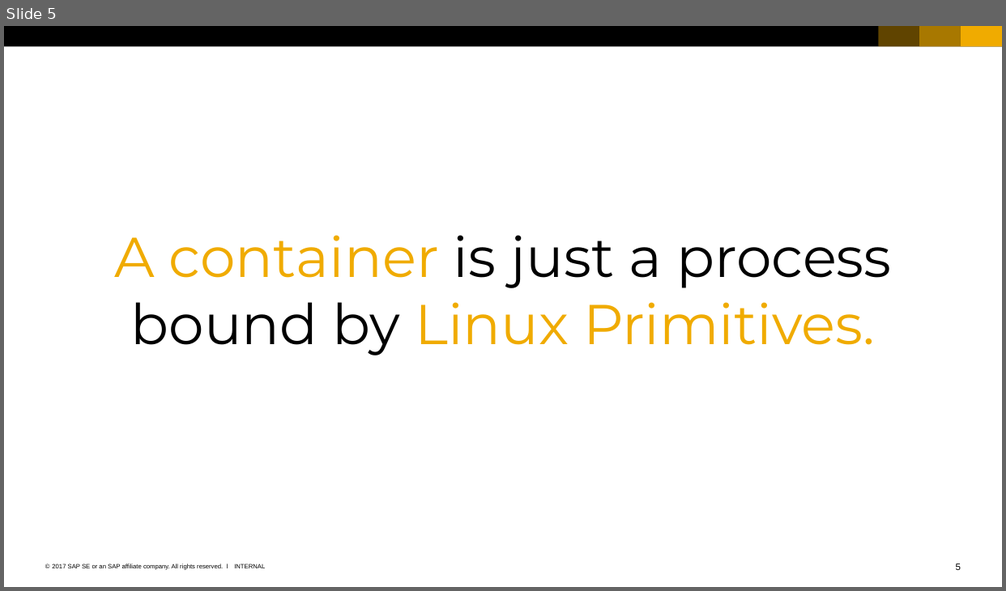
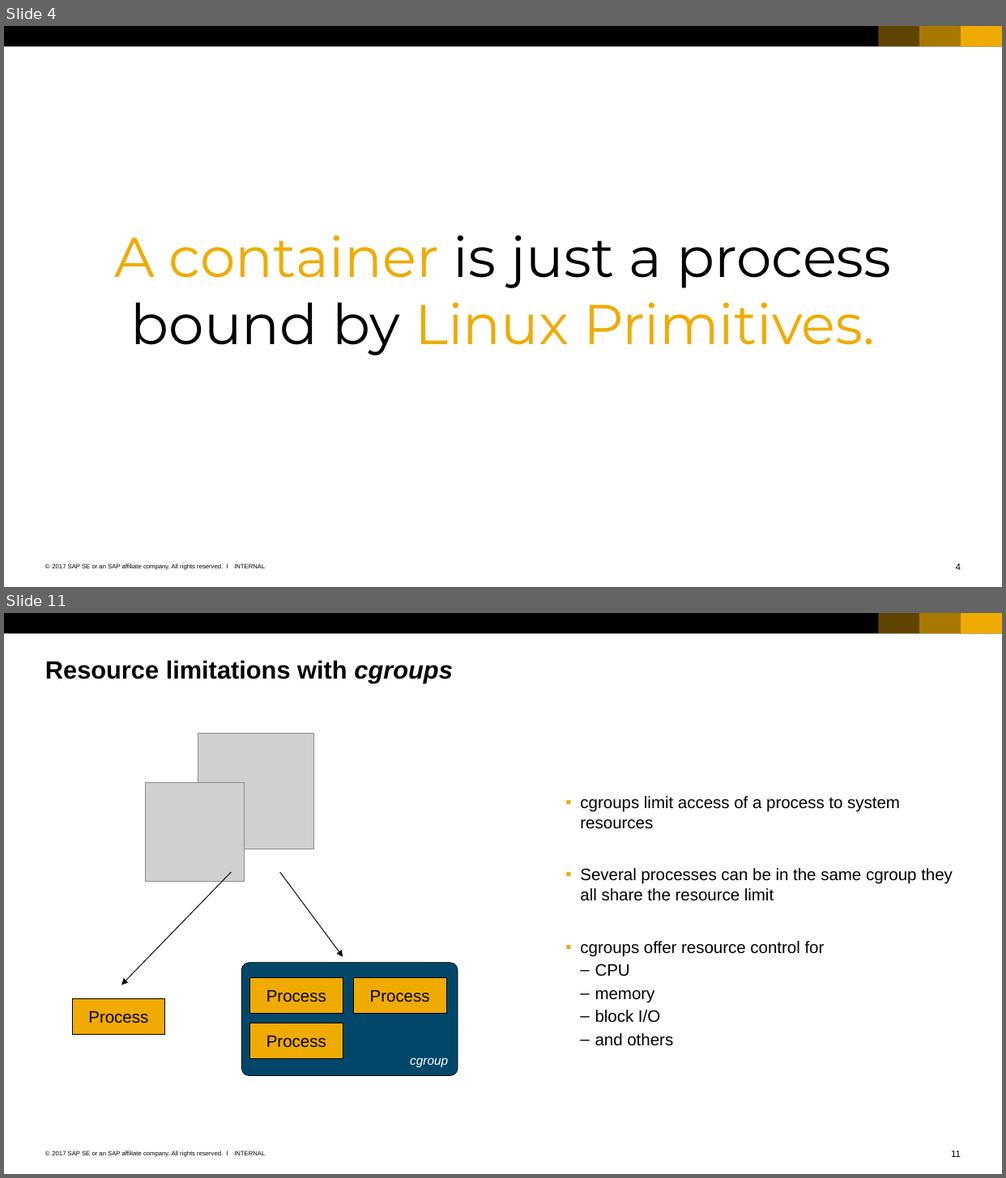
Before and after one commit to cuijiyao01/docker-k8s-training, a slide deck: docker/01_Basics_of_containers.pptx. Shown one above the other, each under a label of ours: slide 5 before the commit, slides 4 and 11 after it; the slides between them are not shown. The pictures are 1006x591 and 1006x1178 pixels, drawn with LibreOffice and Linux fonts; fonts in the diff are those of the drawing; grey boxes stand for pictures. Boxes give left, top, right and bottom in pixels: in the first picture for what was removed or moved away, otherwise in the second. Text is boxed around its words. In the diff, an @@ line names an element or a change of style, - is before the commit and + after.

```diff
--- a/docker/01_Basics_of_containers.pptx
+++ b/docker/01_Basics_of_containers.pptx
@@ slide 11 added at [4,613,1002,1174], background #FFFFFF; not listed: 7 template elements that a slide beside it also shows @@
@@ title added at [45,660,452,683], 24 pt, text #000000, bold @@
+Resource limitations with cgroups
@@ picture added at [198,734,313,850] @@
@@ picture added at [146,783,244,881] @@
@@ text added at [580,796,953,1046], 16 pt, text #000000 @@
+  ▪ cgroups limit access of a process to system resources
+  ▪ Several processes can be in the same cgroup they all share the resource limit
+  ▪ cgroups offer resource control for
+    – CPU
+    – memory
+    – block I/O
+    – and others
@@ arrow added from (232, 872) to (121, 985), #000000 0.75 pt @@
@@ arrow added from (280, 872) to (343, 956), #000000 0.75 pt @@
@@ rounded rectangle added at [241,962,458,1076], fill #00476A, outline #000000 0.5 pt, 12 pt, text #FFFFFF, italic @@
+cgroup
@@ rectangle added at [72,999,165,1034], fill #F0AB00, outline #000000 0.5 pt, 16 pt, text #000000 @@
+Process
@@ rectangle added at [250,977,343,1013], fill #F0AB00, outline #000000 0.5 pt, 16 pt, text #000000 @@
+Process
@@ rectangle added at [353,977,446,1013], fill #F0AB00, outline #000000 0.5 pt, 16 pt, text #000000 @@
+Process
@@ rectangle added at [250,1023,343,1059], fill #F0AB00, outline #000000 0.5 pt, 16 pt, text #000000 @@
+Process
@@ what was slide 5 is now slide 4 @@
@@ page number at [956,564,961,570]: text changed @@
-5
+4
```
Also in this commit, not shown: 1 slide changed, 11 other slides added, 1 slide removed, 10 other files.
